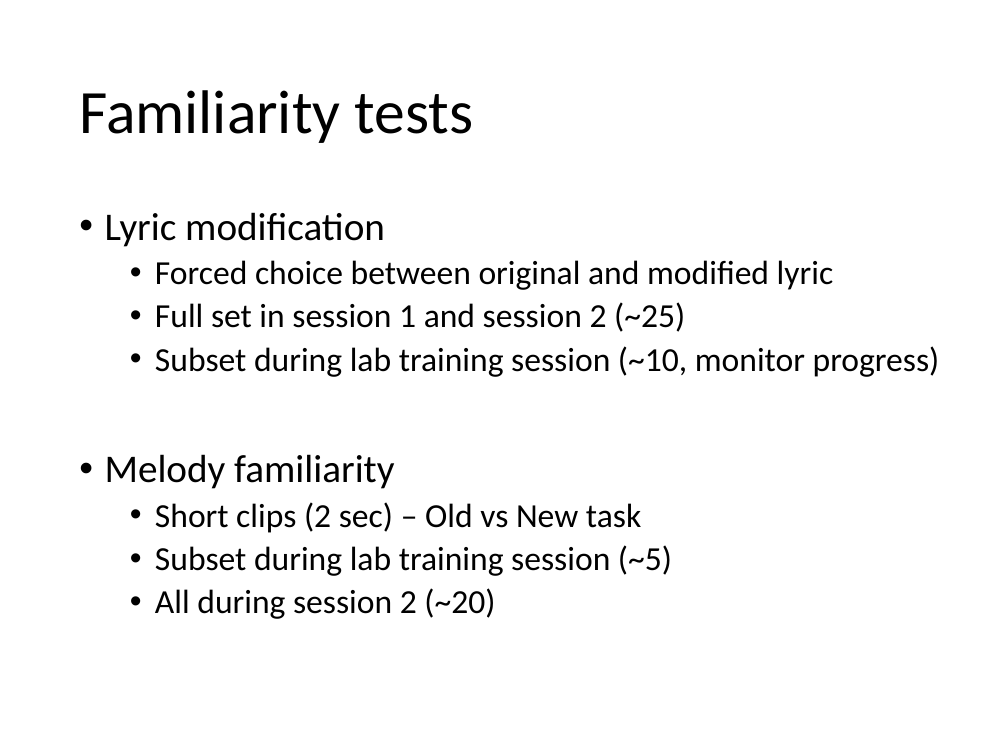
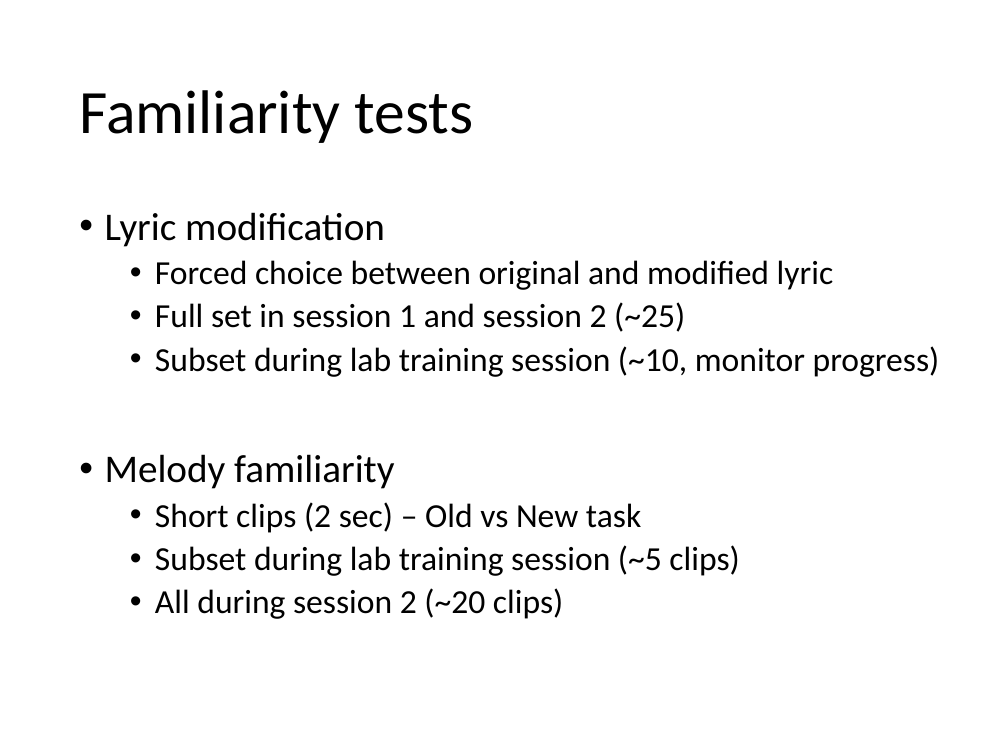
Before and after one commit to asternin/PhDProject, a slide deck: slide 16 of Meetings/2017.05.10-Grahn+KohlerPresentation.pptx. Drawn at 1008x756 pixels with LibreOffice and Linux fonts; fonts in the diff are those of the drawing. Boxes give left, top, right and bottom in pixels: in the first picture for what was removed or moved away, otherwise in the second. Text is boxed around its words. In the diff, an @@ line names an element or a change of style, - is before the commit and + after.

```diff
--- a/Meetings/2017.05.10-Grahn+KohlerPresentation.pptx
+++ b/Meetings/2017.05.10-Grahn+KohlerPresentation.pptx
@@ text at [155,545,739,619]: text changed @@
-  • Subset during lab training session (~5)
-  • All during session 2 (~20)
+  • Subset during lab training session (~5 clips)
+  • All during session 2 (~20 clips)
```
Also in this commit, not shown: 7 other slides changed, 1 slide added.
